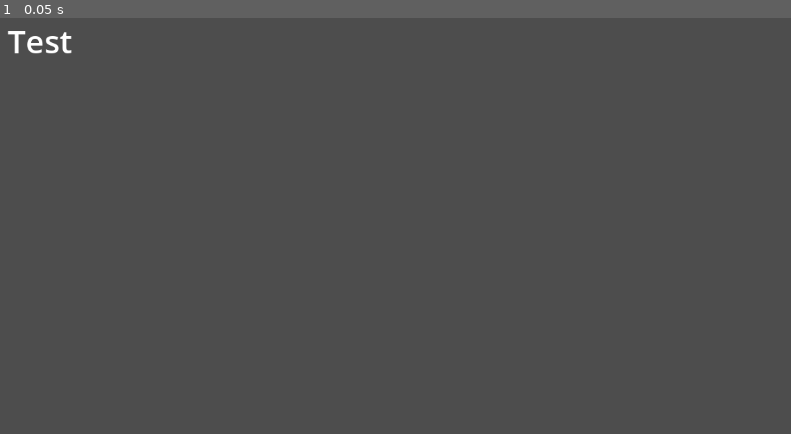
Above: before the commit, frame 1.
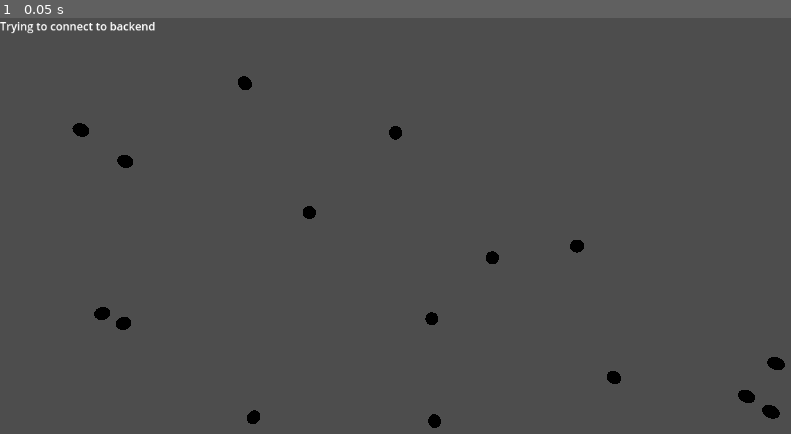
Above: after the commit, the same moment.

Repository: Leoronus/Pose-Evaluation-Project
Game: Godot game, scene res://viewport.tscn
Two runs of this game, one before a commit and one after it. Both use one fixed random seed, a clock stepped at 60 frames per second and the inputs below. Before the commit the project starts from res://UI.tscn.
Inputs:
- Up to frame 1 (0.05 s): no input

The runs differ from the first frame. In frame 1, 1.2% of the frame differs, in the area x 0-100%, y 0-99%.

Commit message:
Positions kinda accessible

Diff:
--- a/Godot Project/UI.tscn
+++ /dev/null
@@ -1,14 +0,0 @@
-[gd_scene load_steps=2 format=3 uid="uid://b6xme4w2v0f65"]
-
-[ext_resource type="Script" path="res://RichTextLabel.gd" id="1_vuyvl"]
-
-[node name="Node2D" type="Node2D"]
-
-[node name="RichTextLabel" type="RichTextLabel" parent="."]
-offset_left = 11.0
-offset_top = 1.0
-offset_right = 499.0
-offset_bottom = 239.0
-theme_override_font_sizes/normal_font_size = 46
-text = "Test"
-script = ExtResource("1_vuyvl")
--- a/Godot Project/RichTextLabel.gd
+++ b/Godot Project/WebsocketInteractor.gd
@@ -6,9 +6,11 @@
 var socket = WebSocketPeer.new()
 var connection_attempt_timer: float = 0
 var connection_attempt_interval: float = 1.0  # 1 second
+signal BodyReceived(receivedLandmarks: Array[Dictionary])
 
 func _ready():
 	socket.connect_to_url(websocket_url)
+	text = "Trying to connect to backend"
 
 func _process(delta):
 	socket.poll()
@@ -24,10 +26,26 @@
 			var packet = socket.get_packet()
 			var message = packet_to_string(packet)
 			print("Received message: ", message)
-			text = message
+			var arr: Array[Dictionary] = Parser(message)
+			if(arr.size() == 33):
+				BodyReceived.emit(arr)
 
 func packet_to_string(packet: PackedByteArray) -> String:
 	var message: String = ""
 	for i in range(packet.size()):
 		message += char(packet[i])
 	return message
+
+func Parser(message: String) -> Array[Dictionary]:
+	var msgArray: PackedStringArray = message.split("|");
+	var returnArray: Array[Dictionary]
+	if (msgArray[0] == "Body"):
+		for i: int in range(1, msgArray.size()):
+			var tempArr: PackedStringArray = msgArray[i].split("\n")
+			var tempDict: Dictionary
+			for j in 4:
+				var item: String = tempArr[j]
+				var tuple: PackedStringArray = item.split(": ")
+				tempDict[tuple[0]] = float(tuple[1])
+			returnArray.append(tempDict)
+	return returnArray
--- a/Godot Project/project.godot
+++ b/Godot Project/project.godot
@@ -11,7 +11,7 @@
 [application]
 
 config/name="PoseEval"
-run/main_scene="res://UI.tscn"
+run/main_scene="res://viewport.tscn"
 config/features=PackedStringArray("4.2", "Mobile")
 config/icon="res://icon.svg"
 
--- /dev/null
+++ b/Godot Project/viewport.tscn
@@ -0,0 +1,23 @@
+[gd_scene load_steps=3 format=3 uid="uid://c68h4lb5tcjpj"]
+
+[ext_resource type="Script" path="res://visualizationManager.gd" id="1_vdbct"]
+[ext_resource type="Script" path="res://WebsocketInteractor.gd" id="2_sh78g"]
+
+[node name="Node3D" type="Node3D"]
+
+[node name="Camera3D" type="Camera3D" parent="."]
+transform = Transform3D(1, 0, 0, 0, 0.999191, 0.040219, 0, -0.040219, 0.999191, 0, 0, 9)
+current = true
+fov = 60.0
+
+[node name="visualizationManager" type="Node3D" parent="."]
+script = ExtResource("1_vdbct")
+
+[node name="CanvasLayer" type="CanvasLayer" parent="."]
+
+[node name="WebsocketInteractor" type="RichTextLabel" parent="CanvasLayer"]
+offset_right = 409.0
+offset_bottom = 299.0
+script = ExtResource("2_sh78g")
+
+[connection signal="BodyReceived" from="CanvasLayer/WebsocketInteractor" to="visualizationManager" method="_on_websocket_interactor_body_received"]
--- /dev/null
+++ b/Godot Project/visualizationManager.gd
@@ -0,0 +1,27 @@
+extends Node3D
+
+
+var landmarks: Array[Node3D]
+@export var a: int = 0
+
+# Called when the node enters the scene tree for the first time.
+func _ready():
+	var rng = RandomNumberGenerator.new()
+	for i: int in 33:
+		var sphere = MeshInstance3D.new()
+		sphere.mesh = SphereMesh.new()
+		sphere.name = "landmark " + str(i)
+		sphere.transform.origin = Vector3(rng.randf_range(-10, 10), rng.randf_range(-10, 10), 0.0)
+		sphere.scale = Vector3(1, 1, 1) * 0.3
+		landmarks.append(sphere)
+		add_child(sphere)
+
+
+# Called every frame. 'delta' is the elapsed time since the previous frame.
+func _process(delta):
+	pass
+
+func _on_websocket_interactor_body_received(receivedLandmarks: Array[Dictionary]):
+	for i in 33:
+		var mark = receivedLandmarks[i]
+		landmarks[i].transform.origin = Vector3(mark["x"], mark["y"], mark["z"])
Not shown, changed: TrackingManagement/body.py
Not shown, changed: main.py
